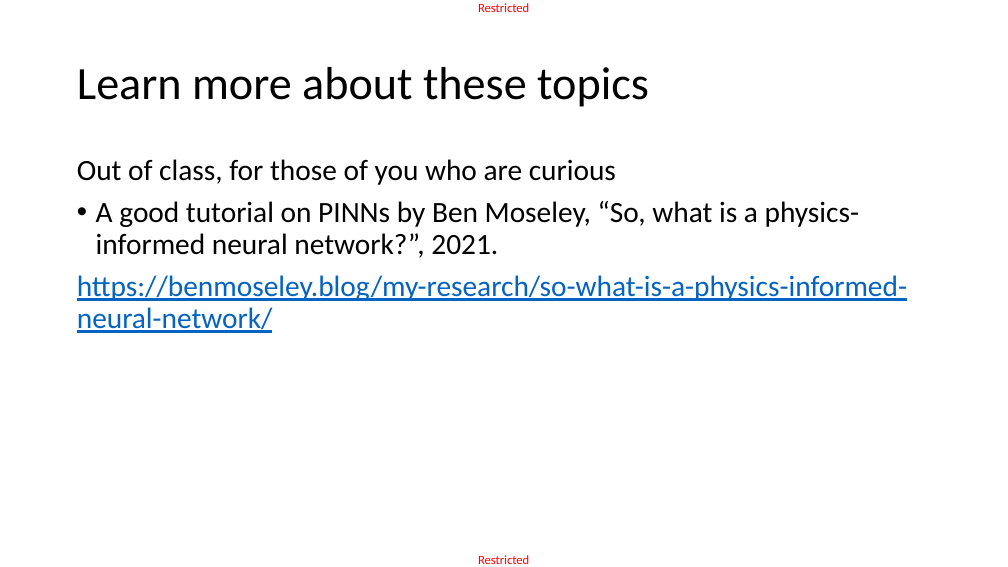
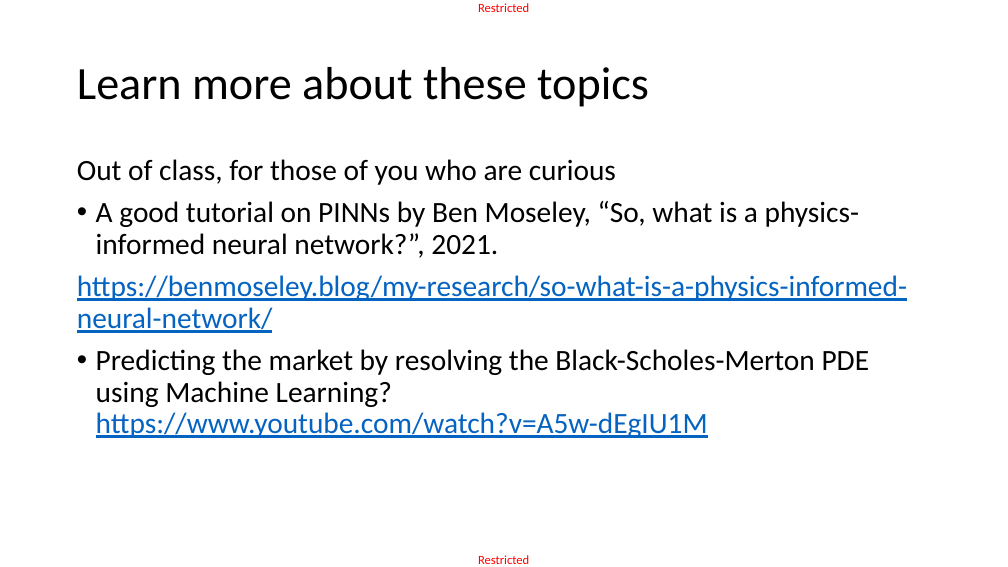
Before and after one commit to matthieudemari/SUTD_DL_50_039, a slide deck: slide 47 of W12/1. W12S1 final/W12S1.pptx. Drawn at 1008x567 pixels with LibreOffice and Linux fonts; fonts in the diff are those of the drawing. Boxes give left, top, right and bottom in pixels: in the first picture for what was removed or moved away, otherwise in the second. Text is boxed around its words. In the diff, an @@ line names an element or a change of style, - is before the commit and + after.

```diff
--- a/W12/1. W12S1 final/W12S1.pptx
+++ b/W12/1. W12S1 final/W12S1.pptx
@@ text at bbox=[96, 349, 870, 438]: paragraph added @@
+• Predicting the market by resolving the Black-Scholes-Merton PDE using Machine Learning?
+  https://www.youtube.com/watch?v=A5w-dEgIU1M
```
Also in this commit, not shown: 13 other files.
